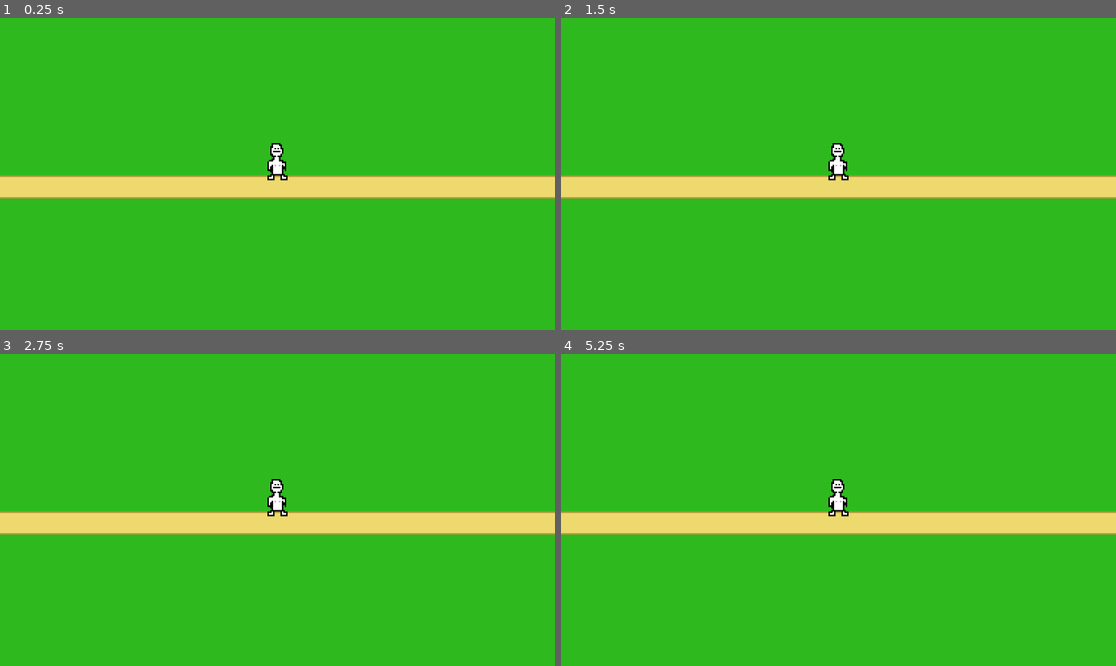
Above: before the commit, frames 1-4 (two rows, left to right).
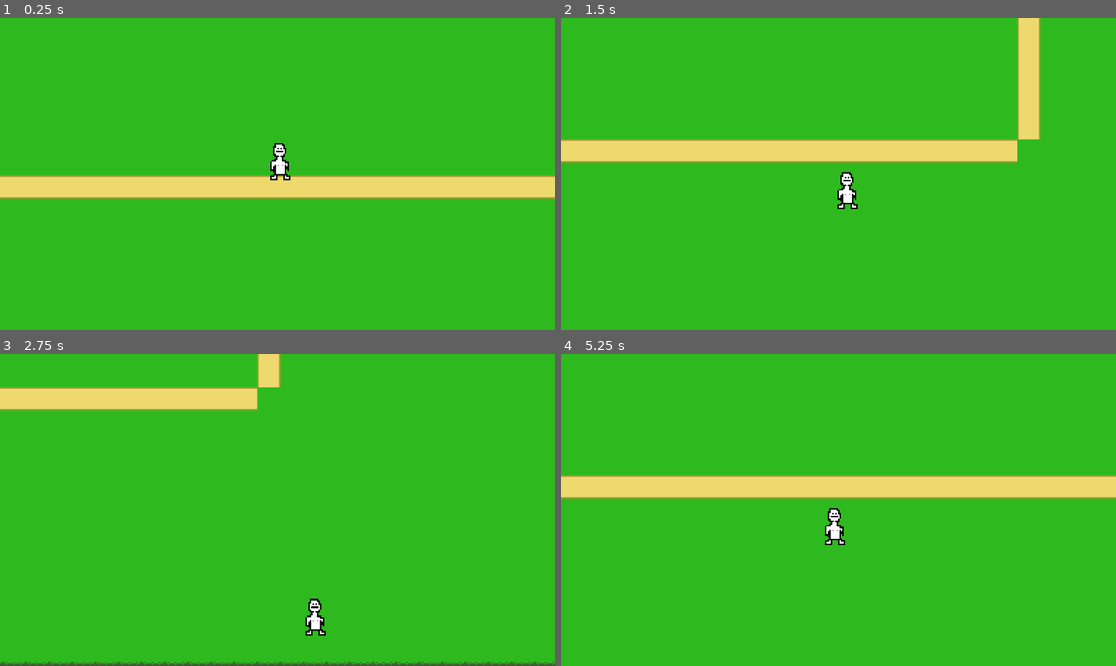
Above: after the commit, the same moments.

Repository: AidenGillis/MediQuestPractice
Game: Godot game, scene res://Main/main.tscn
Two runs of this game, one before a commit and one after it. Both use one fixed random seed, a clock stepped at 60 frames per second and the inputs below.
Inputs:
- Up to frame 1 (0.25 s): no input
- Up to frame 2 (1.5 s): tap Enter at 0.5 s; hold Right (ui_right) 0.53-1.28 s; hold Down (ui_down) from 1.28 s (still down)
- Up to frame 3 (2.75 s): release Down (ui_down) at 2.03 s; hold Right (ui_right) from 2.03 s (still down)
- Up to frame 4 (5.25 s): release Right (ui_right) at 2.78 s; hold Up (ui_up) 2.78-3.53 s; hold Left (ui_left) 3.53-5.03 s; tap Space at 5 s; hold Down (ui_down) from 5.03 s (still down)

The runs differ from the first frame. In frame 1, 0.3% of the frame differs, in the area x 48-53%, y 40-53%; in frame 2, 16%, in the area x 0-100%, y 0-62%; in frame 3, 13%; in frame 4, 15%.
Error before the commit: Parse Error: Function "body_entered()" not found in base self. (res://Main/walls.gd:4)

Commit message:
work on hitboxes

Diff:
--- a/Main/Enemy/enemy.tscn
+++ b/Main/Enemy/enemy.tscn
@@ -16,7 +16,7 @@
 texture = ExtResource("2_qi2p4")
 offset = Vector2(-1, -12)
 
-[node name="CollisionShape2D" type="CollisionShape2D" parent="." groups=["Enemy"]]
+[node name="CollisionShape2D" type="CollisionShape2D" parent="."]
 position = Vector2(0, 2)
 shape = SubResource("RectangleShape2D_iifgy")
 
--- a/Main/Player/player.gd
+++ b/Main/Player/player.gd
@@ -1,6 +1,9 @@
-3class_name Player extends CharacterBody2D
+class_name Player
+extends CharacterBody2D
 
 @export var speed: float =225.0
+var currentHealth: int = 3
+
 func _physics_process(delta):
 	var input_vector = Vector2.ZERO
 	input_vector.x = Input.get_action_strength("ui_right") - Input.get_action_strength("ui_left")
--- a/Main/Player/player.tscn
+++ b/Main/Player/player.tscn
@@ -6,11 +6,13 @@
 [sub_resource type="RectangleShape2D" id="RectangleShape2D_hqtel"]
 size = Vector2(14, 4.5)
 
+[sub_resource type="RectangleShape2D" id="RectangleShape2D_8hbiy"]
+size = Vector2(14, 25.5)
+
 [node name="Player" type="CharacterBody2D"]
 y_sort_enabled = true
 platform_floor_layers = 0
 script = ExtResource("1_onrkg")
-speed = null
 
 [node name="Sprite2D" type="Sprite2D" parent="."]
 y_sort_enabled = true
@@ -19,6 +21,7 @@
 offset = Vector2(-1, -12)
 
 [node name="Camera2D" type="Camera2D" parent="."]
+position = Vector2(-2, 0)
 zoom = Vector2(3, 3)
 process_callback = 0
 limit_left = -160
@@ -28,6 +31,14 @@
 position_smoothing_enabled = true
 position_smoothing_speed = 8.0
 
-[node name="CollisionShape2D" type="CollisionShape2D" parent="." groups=["Player"]]
+[node name="CollisionShape2D" type="CollisionShape2D" parent="."]
 position = Vector2(0, 2)
 shape = SubResource("RectangleShape2D_hqtel")
+
+[node name="Area2D" type="Area2D" parent="."]
+collision_layer = 0
+
+[node name="CollisionShape2D" type="CollisionShape2D" parent="Area2D"]
+position = Vector2(0, -8.75)
+shape = SubResource("RectangleShape2D_8hbiy")
+debug_color = Color(0.839685, 0.347066, 0.43754, 0.42)
--- a/Main/alien_animated.tscn
+++ b/Main/alien_animated.tscn
@@ -42,16 +42,28 @@
 [sub_resource type="RectangleShape2D" id="RectangleShape2D_y0mdn"]
 size = Vector2(20, 7)
 
-[node name="Alien-Animated" type="CharacterBody2D" groups=["Alien"]]
+[sub_resource type="RectangleShape2D" id="RectangleShape2D_03ce3"]
+size = Vector2(59, 20)
+
+[node name="Alien-Animated" type="CharacterBody2D"]
 y_sort_enabled = true
+collision_layer = 2
+collision_mask = 2
 script = ExtResource("1_y0mdn")
 
 [node name="AnimatedSprite2D" type="AnimatedSprite2D" parent="."]
 sprite_frames = SubResource("SpriteFrames_g116r")
 animation = &"Repeat"
-frame_progress = 0.165271
+frame = 3
 offset = Vector2(0, -12)
 
 [node name="CollisionShape2D" type="CollisionShape2D" parent="."]
-position = Vector2(0, 13)
 shape = SubResource("RectangleShape2D_y0mdn")
+
+[node name="AttackArea" type="Area2D" parent="."]
+collision_layer = 0
+
+[node name="CollisionShape2D" type="CollisionShape2D" parent="AttackArea"]
+position = Vector2(-1.5, 10)
+shape = SubResource("RectangleShape2D_03ce3")
+debug_color = Color(0.647624, 0.364946, 0.936627, 0.42)
--- a/Main/main.tscn
+++ b/Main/main.tscn
@@ -1,7 +1,6 @@
-[gd_scene load_steps=30 format=4 uid="uid://ko2tophmfmg8"]
+[gd_scene load_steps=29 format=4 uid="uid://ko2tophmfmg8"]
 
 [ext_resource type="Texture2D" uid="uid://qu5f1imspu48" path="res://Sprites/CobbleStone_Floor.png" id="1_f3gf5"]
-[ext_resource type="Script" uid="uid://pxnqqj0abqeb" path="res://Main/walls.gd" id="1_uhr2j"]
 [ext_resource type="AudioStream" uid="uid://3q3o8l50lpxp" path="res://Sound Effects/Wall Bump.mp3" id="2_l5bfp"]
 [ext_resource type="Texture2D" uid="uid://crhtn63j3pi7l" path="res://Sprites/FullGrass.png" id="2_rix8b"]
 [ext_resource type="Texture2D" uid="uid://bn4156detjydo" path="res://Sprites/Grass Edge L.png" id="3_0jx5h"]
@@ -100,7 +99,6 @@
 metadata/_edit_use_anchors_ = true
 
 [node name="Walls" type="StaticBody2D" parent="."]
-script = ExtResource("1_uhr2j")
 
 [node name="TopWall" type="CollisionShape2D" parent="Walls"]
 position = Vector2(426, -150)
@@ -123,22 +121,6 @@
 [node name="AudioStreamPlayer2D" type="AudioStreamPlayer2D" parent="Walls"]
 stream = ExtResource("2_l5bfp")
 
-[node name="Entities" type="Node2D" parent="."]
-y_sort_enabled = true
-
-[node name="Player" parent="Entities" instance=ExtResource("11_j4inf")]
-unique_name_in_owner = true
-position = Vector2(162, 319)
-
-[node name="Enemy" parent="Entities" instance=ExtResource("12_nf7xu")]
-y_sort_enabled = true
-position = Vector2(599, -78)
-platform_floor_layers = 0
-
-[node name="Alien-Animated" parent="Entities" instance=ExtResource("3_rix8b")]
-position = Vector2(500, 156)
-platform_floor_layers = 0
-
 [node name="TileMapBackground" type="Node2D" parent="."]
 
 [node name="Environment" type="TileMapLayer" parent="TileMapBackground"]
@@ -152,3 +134,19 @@
 use_parent_material = true
 tile_map_data = PackedByteArray("AAD5/xgAAQAAAAAAAAD5/xcAAQAAAAAAAAD5/xYAAQAAAAAAAAD5/xUAAQAAAAAAAAD5/xQABAAAAAAAADD5/x …(47808 unchanged characters)…
 tile_set = SubResource("TileSet_1bvp3")
+
+[node name="Entities" type="Node2D" parent="TileMapBackground"]
+y_sort_enabled = true
+
+[node name="Player" parent="TileMapBackground/Entities" instance=ExtResource("11_j4inf")]
+unique_name_in_owner = true
+position = Vector2(162, 319)
+
+[node name="Enemy" parent="TileMapBackground/Entities" instance=ExtResource("12_nf7xu")]
+y_sort_enabled = true
+position = Vector2(599, -78)
+platform_floor_layers = 0
+
+[node name="Alien-Animated" parent="TileMapBackground/Entities" instance=ExtResource("3_rix8b")]
+position = Vector2(500, 156)
+platform_floor_layers = 0
--- a/Main/walls.gd
+++ b/Main/walls.gd
@@ -1,5 +0,0 @@
-extends StaticBody2D
-@onready var WallBump = $AudioStreamPlayer2D
-func _ready():
-	if body_entered(CollisionShape2D):
-		WallBump.play()
--- a/project.godot
+++ b/project.godot
@@ -17,8 +17,6 @@
 [global_group]
 
 Player=""
-Enemy=""
-Alien=""
 
 [input]
 
@@ -55,6 +53,11 @@
 ]
 }
 
+[layer_names]
+
+2d_physics/layer_1="Player"
+2d_physics/layer_2="Alien"
+
 [rendering]
 
 textures/canvas_textures/default_texture_filter=0
Not shown: 1 places in Main/Player/player.tscn that only renumber resources
Not shown: 1 places in Main/alien_animated.tscn that only renumber resources
